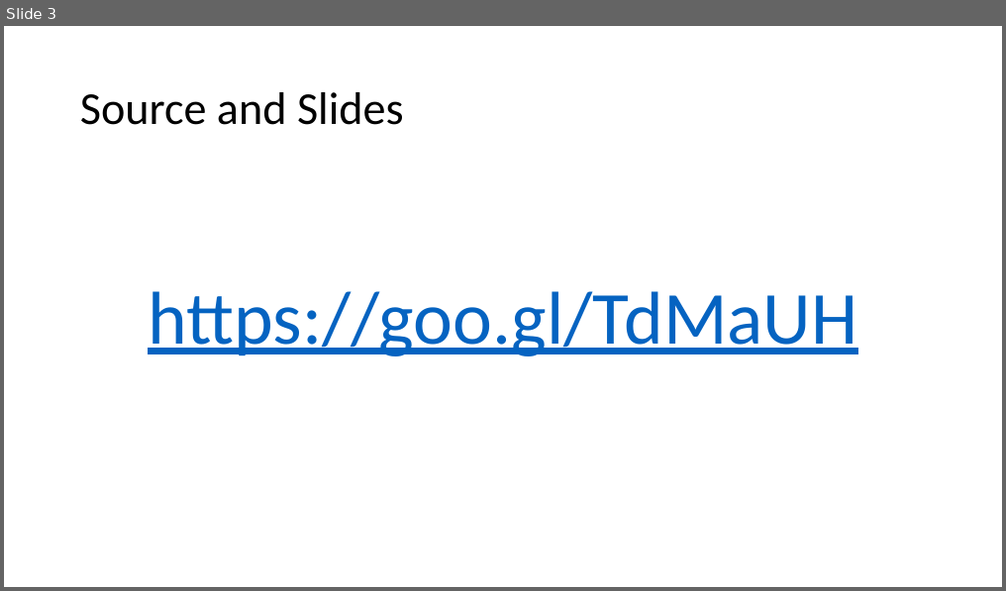
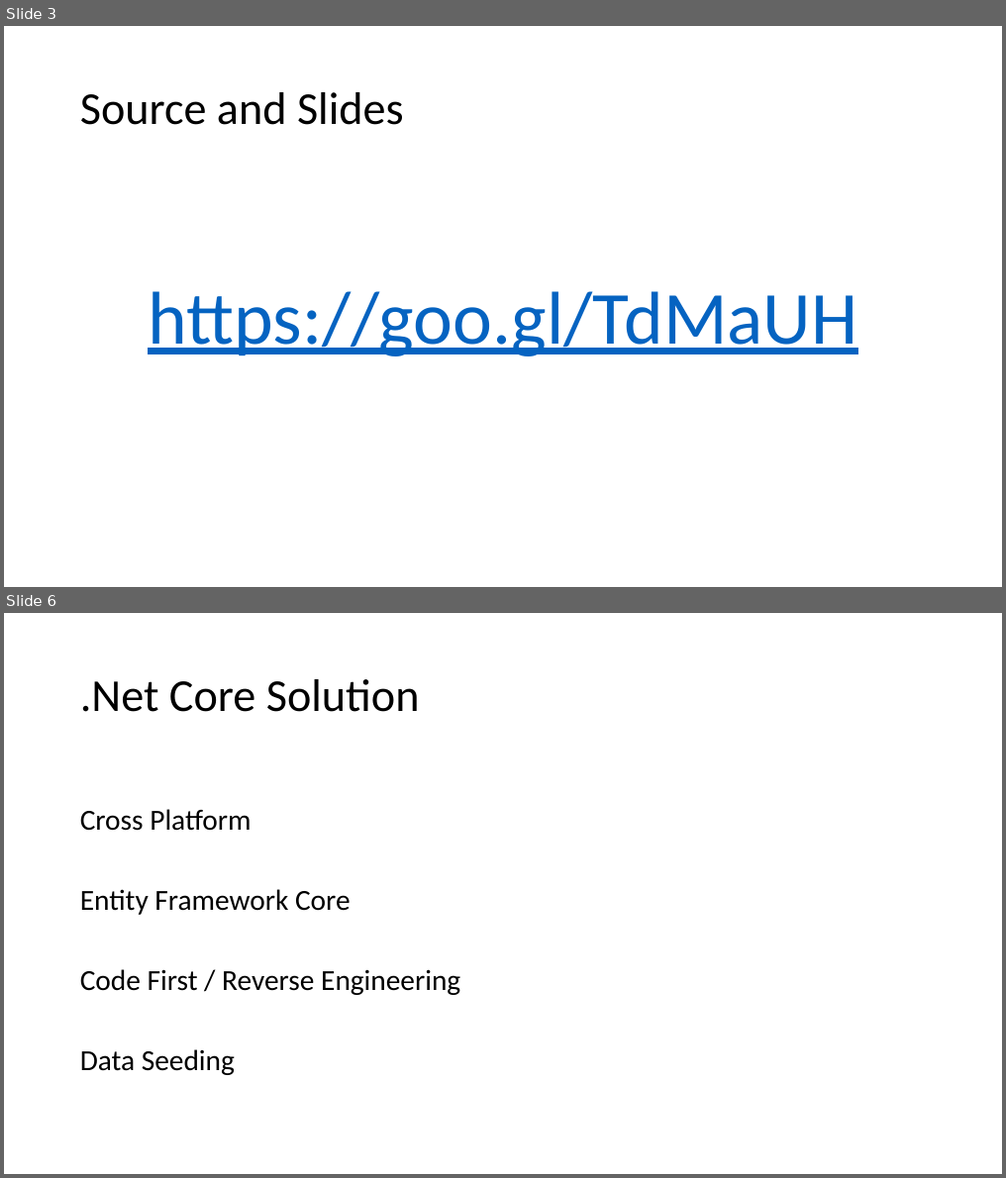
Before and after one commit to EnterpriseProductsLP/tag-tech-spikes, a slide deck: src/end-to-end-example/Presentation/Clean Architecture with .Net Core.pptx. Shown one above the other, each under a label of ours: slide 3 before the commit, slides 3 and 6 after it; the slides between them are not shown. The pictures are 1006x591 and 1006x1178 pixels, drawn with LibreOffice and Linux fonts; fonts in the diff are those of the drawing. Boxes give left, top, right and bottom in pixels: in the first picture for what was removed or moved away, otherwise in the second. Text is boxed around its words. In the diff, an @@ line names an element or a change of style, - is before the commit and + after.

```diff
--- a/src/end-to-end-example/Presentation/Clean Architecture with .Net Core.pptx
+++ b/src/end-to-end-example/Presentation/Clean Architecture with .Net Core.pptx
@@ slide 6 added at box(4, 613, 1002, 1174), background #FFFFFF @@
@@ title added at box(80, 679, 420, 712), 44 pt, text #000000 @@
+.Net Core Solution
@@ text added at box(80, 809, 460, 1075), 28 pt, text #000000 @@
+Cross Platform
+Entity Framework Core
+Code First / Reverse Engineering
+Data Seeding
```
Also in this commit, not shown: 2 slides changed, 7 other slides added, 22 other files.
